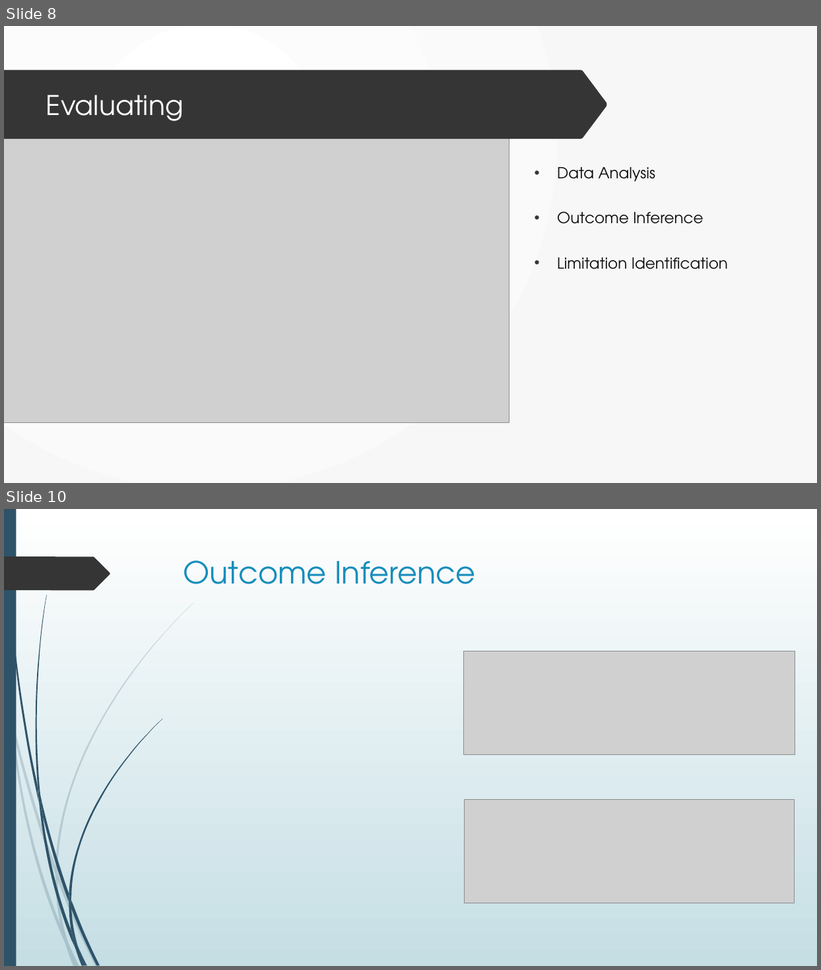
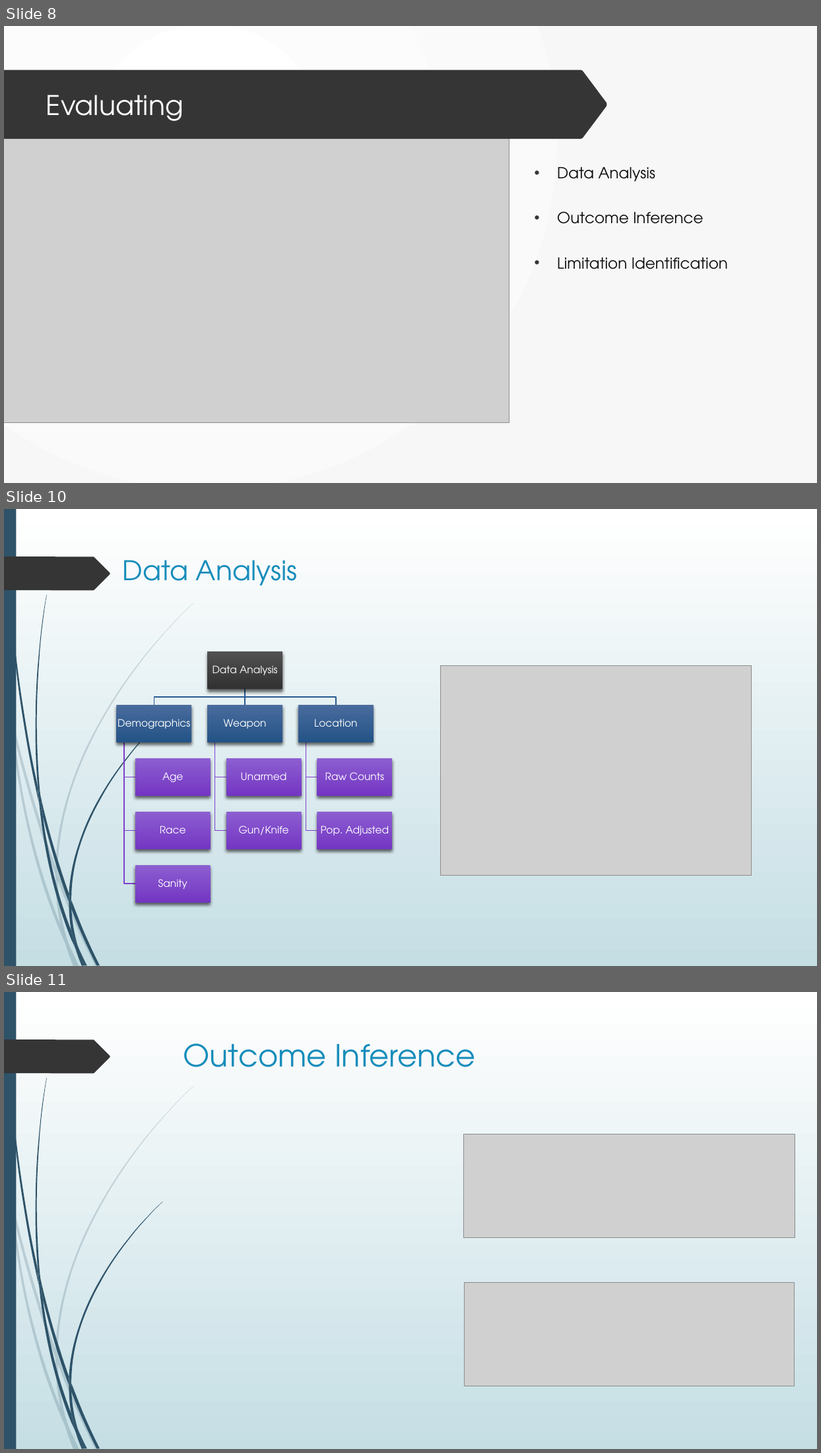
Before and after one commit to dr-natetorious/TIM-7101-Statistics, a slide deck: Section_3_Mgmt_Informed/Week8_Presentation/BachmeierNTIM7101-8.pptx. Shown one above the other, each under a label of ours: slides 8 and 10 before the commit, slides 8, 10 and 11 after it; the slides between them are not shown. The pictures are 821x970 and 821x1453 pixels, drawn with LibreOffice and Linux fonts; fonts in the diff are those of the drawing; grey boxes stand for pictures. Boxes give left, top, right and bottom in pixels: in the first picture for what was removed or moved away, otherwise in the second. Text is boxed around its words. In the diff, an @@ line names an element or a change of style, - is before the commit and + after.

```diff
--- a/Section_3_Mgmt_Informed/Week8_Presentation/BachmeierNTIM7101-8.pptx
+++ b/Section_3_Mgmt_Informed/Week8_Presentation/BachmeierNTIM7101-8.pptx
@@ slide 10 added at (4,509,817,966), background gradient #FFFFFF to #C5DEE5; not listed: 24 template elements that a slide beside it also shows @@
@@ title added at (123,560,298,586), 32 pt, text #178DBB @@
+Data Analysis
@@ picture added at (441,666,752,876) @@
@@ group added at (116,652,393,903): 11 rectangles, 11 texts, 10 freeform shapes @@
+Data Analysis
+Demographics
+Age
+Race
+Sanity
+Weapon
+Unarmed
+Gun/Knife
+Location
+Raw Counts
+Pop. Adjusted
@@ what was slide 10 is now slide 11 @@
```
Also in this commit, not shown: 2 slides changed.
